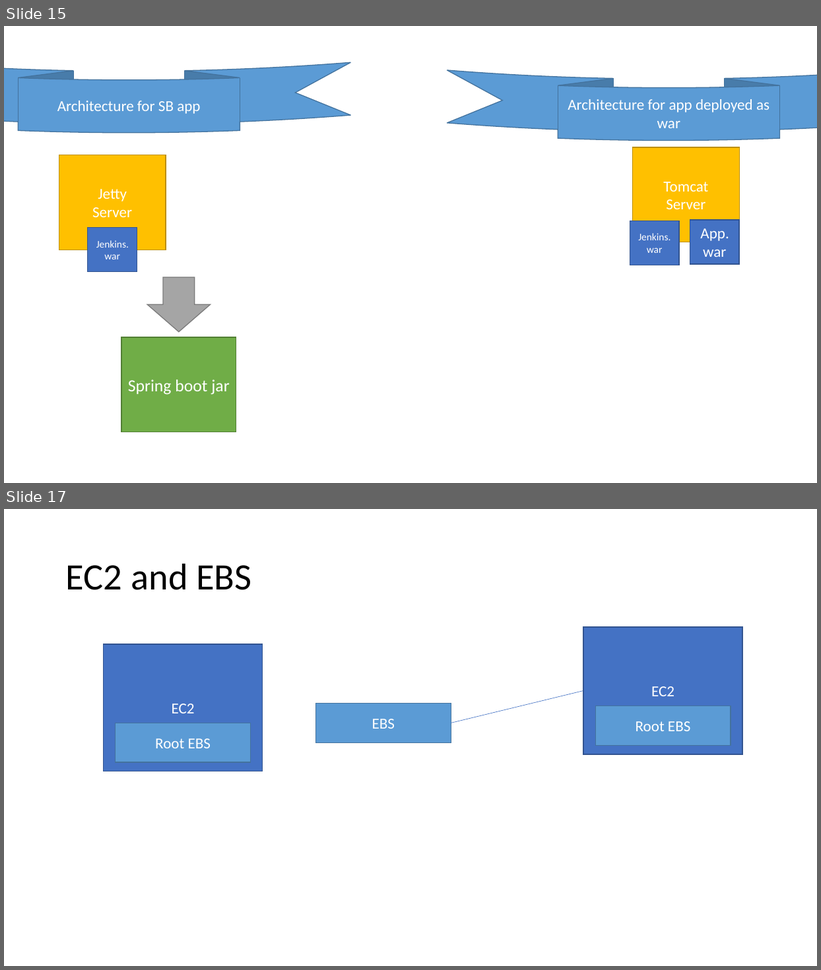
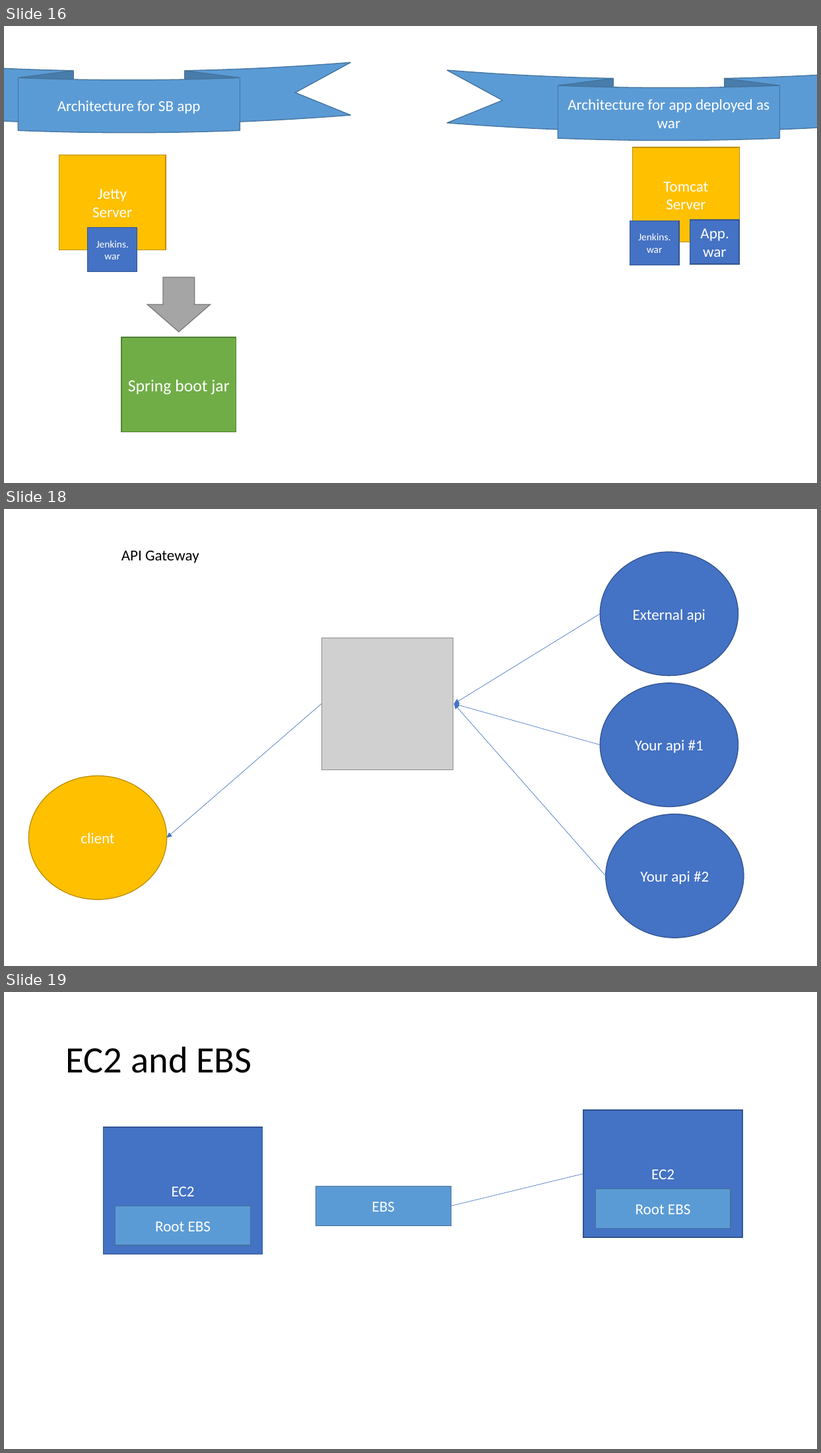
Before and after one commit to 200914ROC2/Training, a slide deck: 7Week-DevOps-AWS/7w-aws-devops.pptx. Shown one above the other, each under a label of ours: slides 15 and 17 before the commit, slides 16, 18 and 19 after it; the slides between them are not shown. The pictures are 821x970 and 821x1453 pixels, drawn with LibreOffice and Linux fonts; fonts in the diff are those of the drawing; grey boxes stand for pictures. Boxes give left, top, right and bottom in pixels: in the first picture for what was removed or moved away, otherwise in the second. Text is boxed around its words. In the diff, an @@ line names an element or a change of style, - is before the commit and + after.

```diff
--- a/7Week-DevOps-AWS/7w-aws-devops.pptx
+++ b/7Week-DevOps-AWS/7w-aws-devops.pptx
@@ slide 18 added at <box>4,509,817,966</box>, background #FFFFFF @@
@@ text added at <box>121,551,199,563</box>, 18 pt, text #000000 @@
+API Gateway
@@ ellipse added at <box>601,552,739,675</box>, fill #4472C4, outline #325491 1 pt, 18 pt, text #FFFFFF @@
+External api
@@ arrow added from (601, 614) to (454, 704), #4472C4 0.5 pt @@
@@ picture added at <box>322,638,453,770</box> @@
@@ ellipse added at <box>601,683,739,807</box>, fill #4472C4, outline #325491 1 pt, 18 pt, text #FFFFFF @@
+Your api #1
@@ arrow added from (322, 704) to (167, 838), #4472C4 0.5 pt @@
@@ arrow added from (601, 745) to (454, 704), #4472C4 0.5 pt @@
@@ arrow added from (606, 876) to (454, 704), #4472C4 0.5 pt @@
@@ ellipse added at <box>28,776,167,900</box>, fill #FFC000, outline #BD8E00 1 pt, 18 pt, text #FFFFFF @@
+client
@@ ellipse added at <box>606,815,745,939</box>, fill #4472C4, outline #325491 1 pt, 18 pt, text #FFFFFF @@
+Your api #2
@@ what was slide 15 is now slide 16 @@
@@ what was slide 17 is now slide 19 @@
```
Also in this commit, not shown: 3 slides changed, 3 other slides added.
